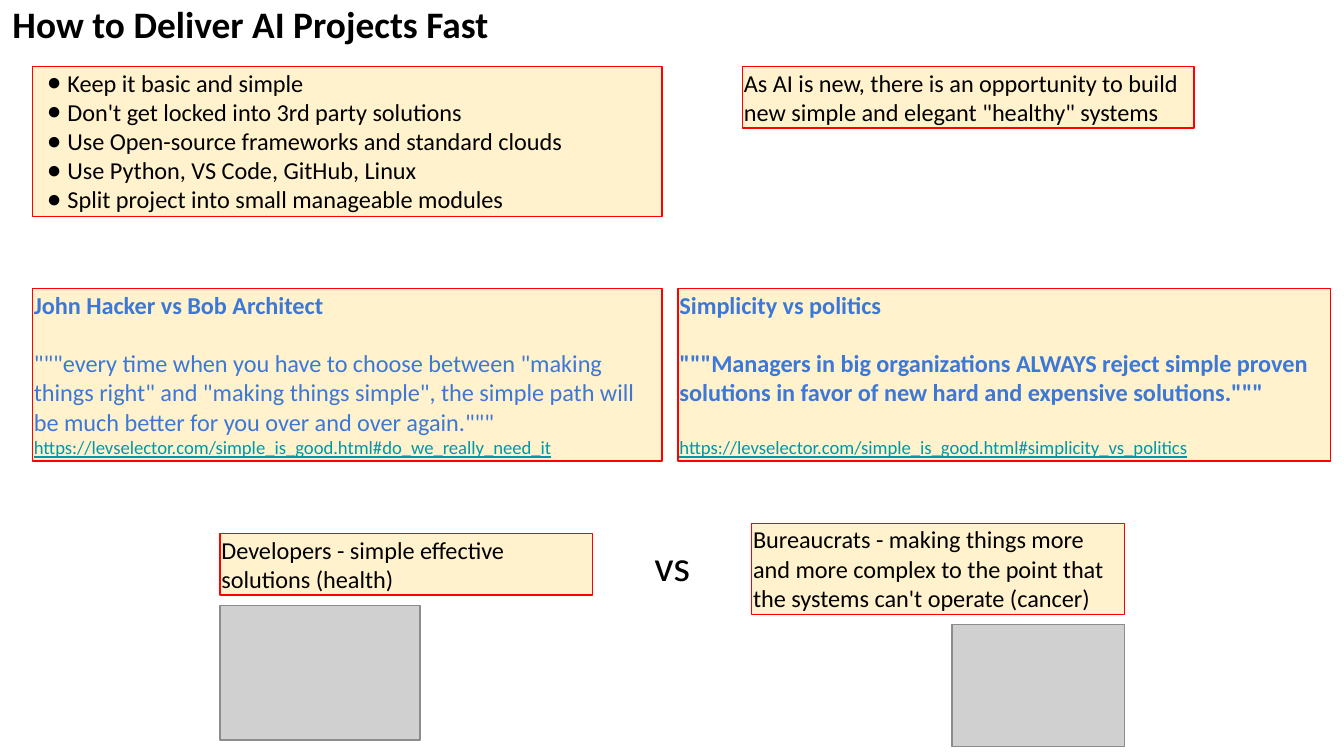
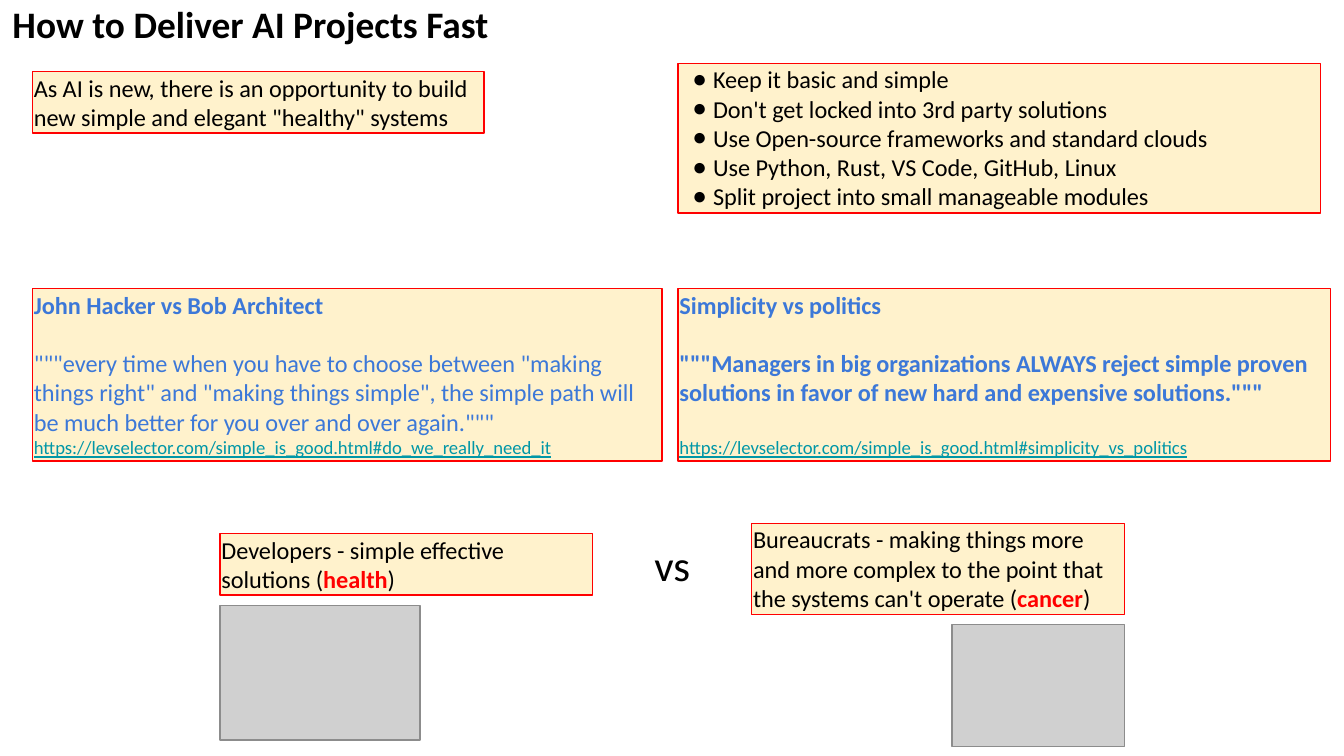
Before and after one commit to lselector/seminar, a slide deck: slide 10 of 2024/2024-07-18-AI-Updates.pptx (slide 9 before the commit). Drawn at 1344x756 pixels with LibreOffice and Linux fonts; fonts in the diff are those of the drawing; grey boxes stand for pictures. Boxes give left, top, right and bottom in pixels: in the first picture for what was removed or moved away, otherwise in the second. Text is boxed around its words. In the diff, an @@ line names an element or a change of style, - is before the commit and + after.

```diff
--- a/2024/2024-07-18-AI-Updates.pptx
+++ b/2024/2024-07-18-AI-Updates.pptx
@@ rectangle "As AI is new, there ...": place and size @@
-rectangle "As AI is new, there ..." at bbox=[743, 67, 1195, 129]
+rectangle "As AI is new, there ..." at bbox=[32, 71, 484, 133]
@@ rectangle "Keep it basic and simple": place and size @@
-rectangle "Keep it basic and simple" at bbox=[32, 67, 661, 216]
+rectangle "Keep it basic and simple" at bbox=[679, 63, 1321, 212]
@@ text in rectangle at bbox=[713, 159, 1117, 180]: text changed @@
-● Use Python, VS Code, GitHub, Linux
+● Use Python, Rust, VS Code, GitHub, Linux
@@ rectangle "Developers - simple effective solutions ..." at bbox=[220, 534, 593, 595]: text colour #000000 to #FF0000, bold on in "(health)" @@
@@ rectangle "Bureaucrats - making things more ..." at bbox=[751, 523, 1124, 614]: text colour #000000 to #FF0000, bold on in "(cancer)" @@
```
Also in this commit, not shown: 5 other slides changed, 2 slides added, 1 slide removed.
